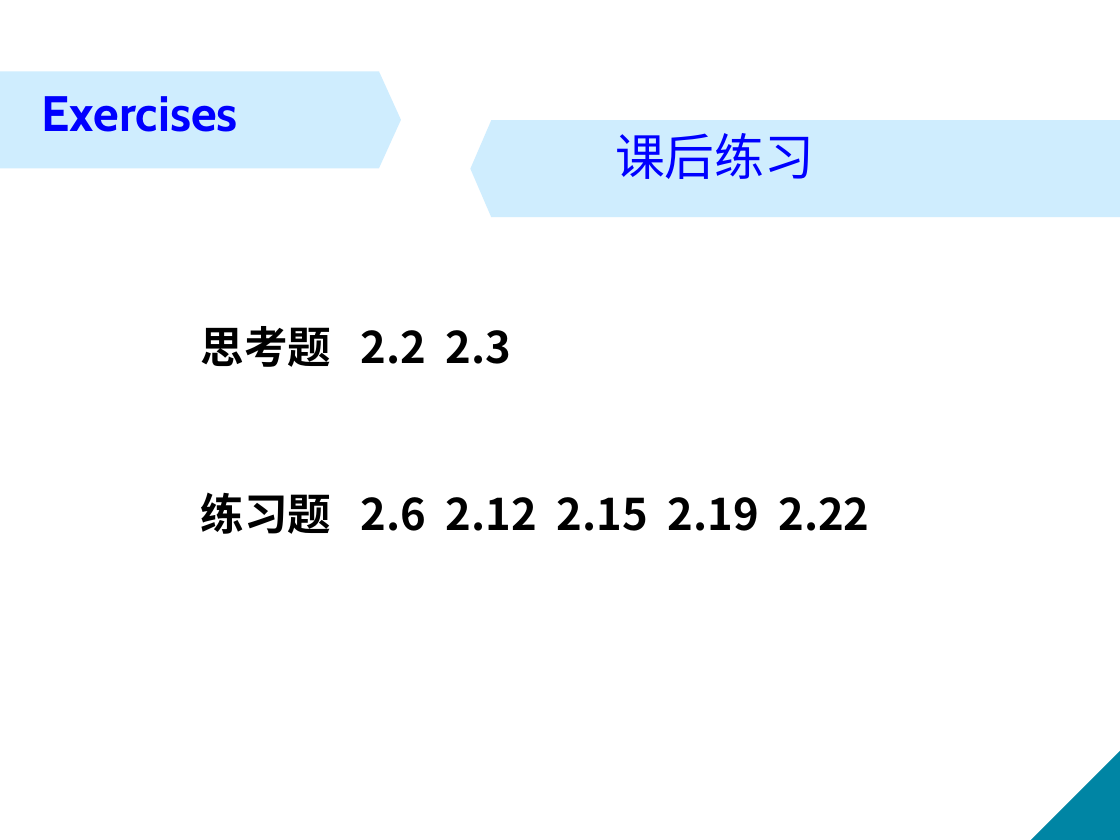
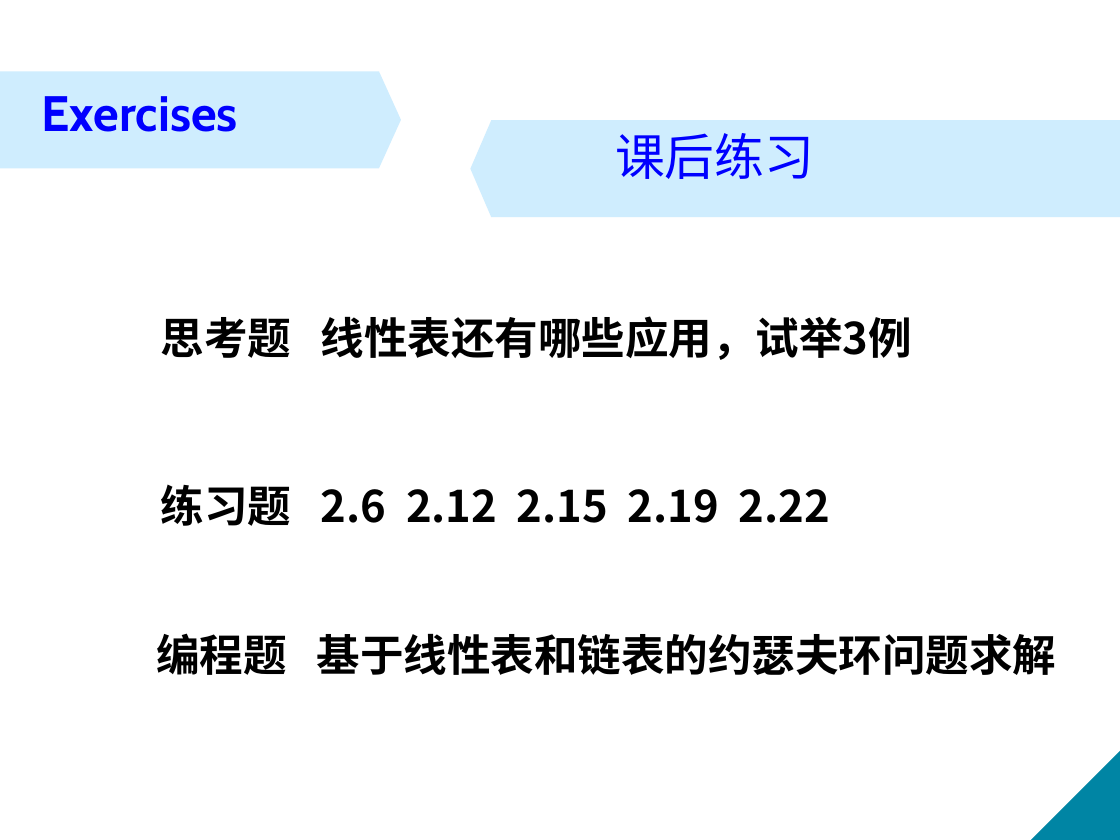
Before and after one commit to XinweiJiang/xinweijiang.github.io, a slide deck: slide 130 of course/ds-a/ds-a-ch2.pptx. Drawn at 1120x840 pixels with LibreOffice and Linux fonts; fonts in the diff are those of the drawing. Boxes give left, top, right and bottom in pixels: in the first picture for what was removed or moved away, otherwise in the second. Text is boxed around its words. In the diff, an @@ line names an element or a change of style, - is before the commit and + after.

```diff
--- a/course/ds-a/ds-a-ch2.pptx
+++ b/course/ds-a/ds-a-ch2.pptx
@@ text at <box>161,316,912,360</box>: text changed @@
-思考题 2.2 2.3
+思考题 线性表还有哪些应用，试举3例
@@ text "练习题 2.6 2.12 2.15 2.19 ...": place and size @@
-text "练习题 2.6 2.12 2.15 2.19 ..." at <box>201,492,870,534</box>
+text "练习题 2.6 2.12 2.15 2.19 ..." at <box>161,484,830,526</box>
@@ text added at <box>156,633,1056,675</box>, 28 pt, text #000000, bold @@
+编程题 基于线性表和链表的约瑟夫环问题求解
```
Also in this commit, not shown: 17 other slides changed.
